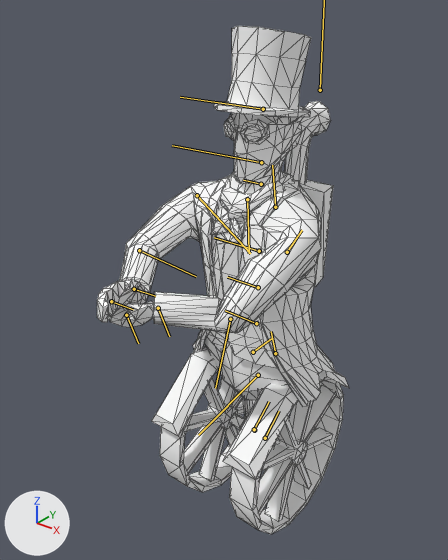
The FBX model Steampunk Soldat/Assets/Models/character/character.FBX, before and after one commit.
Before and after are seen from a 50 mm camera at (5.76, -7.36, 9.81) aimed at (-0.36, 0.29, 5.07). Every picture has the same lights, and +X, +Y and +Z are marked at lower left. Both versions are drawn at frame 92 of the action 'Take 001'; the numbers are the values there. The bones that bend it are drawn over the model as lines. Mesh edges are drawn as thin lines.

The first picture shows 'Box004', 'Box005', 'body', 'engine', 'hat', 'wheels'.
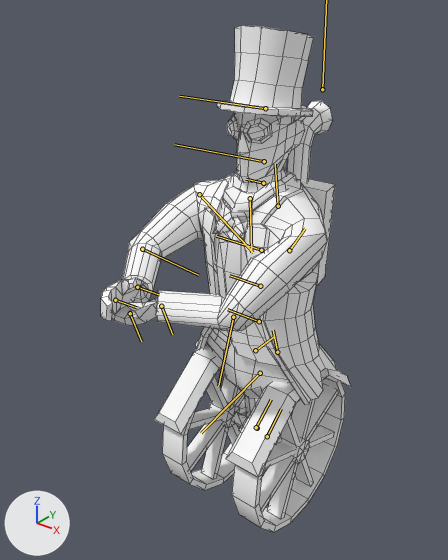
Changed parts and their boxes (x1, y1, x2, y2) in the pictures (448 x 560 px):
'body', posed
    before: (119, 112, 335, 407)
    after: (123, 111, 337, 405)
'wheels', posed
    before: (152, 346, 349, 534)
    after: (154, 344, 351, 532)
'hat', posed
    before: (214, 26, 311, 117)
    after: (217, 25, 314, 117)
'engine', posed
    before: (204, 101, 333, 400)
    after: (206, 101, 335, 398)
'Box004', posed
    before: (97, 279, 140, 322)
    after: (101, 278, 143, 321)
'Box005', posed
    before: (108, 301, 154, 327)
    after: (112, 299, 157, 325)
bone 'wheelbone', root to tip
    before: (254, 430) to (254, 429)
    after: (257, 428) to (257, 427)
bone 'pelvis', root to tip
    before: (253, 352) to (271, 338)
    after: (255, 350) to (273, 337)
bone 'hatbone', root to tip
    before: (263, 109) to (180, 97)
    after: (265, 108) to (179, 96)
bone 'enginebone01', root to tip
    before: (275, 353) to (271, 331)
    after: (277, 352) to (273, 330)

The edits, one by one:
Bone 'wheelbone' (bone_wheelbone) moves from (0.0, 0.0, 0.0) to (0.0, 0.0, -2.9).
Bone 'pelvis' (bone_pelvis) moves from (-1.0, 0.0, 0.0) to (-1.1, 2.8, 0.0).
Bone 'hatbouncebone' (bone_hatbouncebone) moves from (0.0, 0.0, 0.0) to (2.9, 0.1, 0.0).
Bone 'hatbone' (bone_hatbone) moves from (0.0, 0.0, 0.0) to (0.4, 0.0, -2.8).
Bone 'enginebone01' (bone_enginebone01) moves from (0.0, 0.0, 0.0) to (-2.9, 0.1, 0.0).
